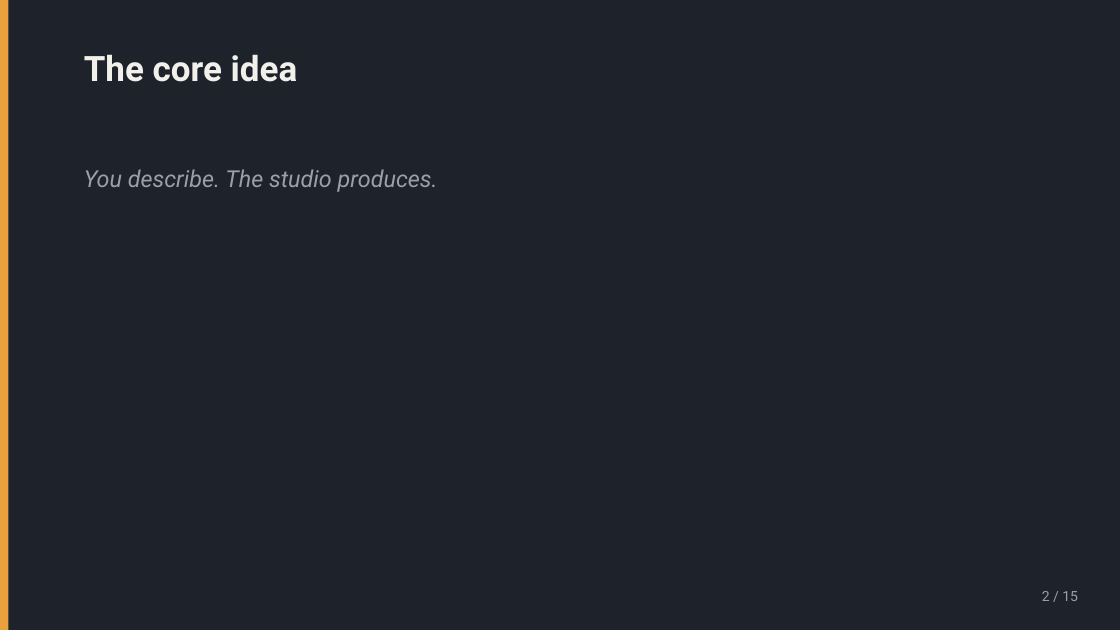
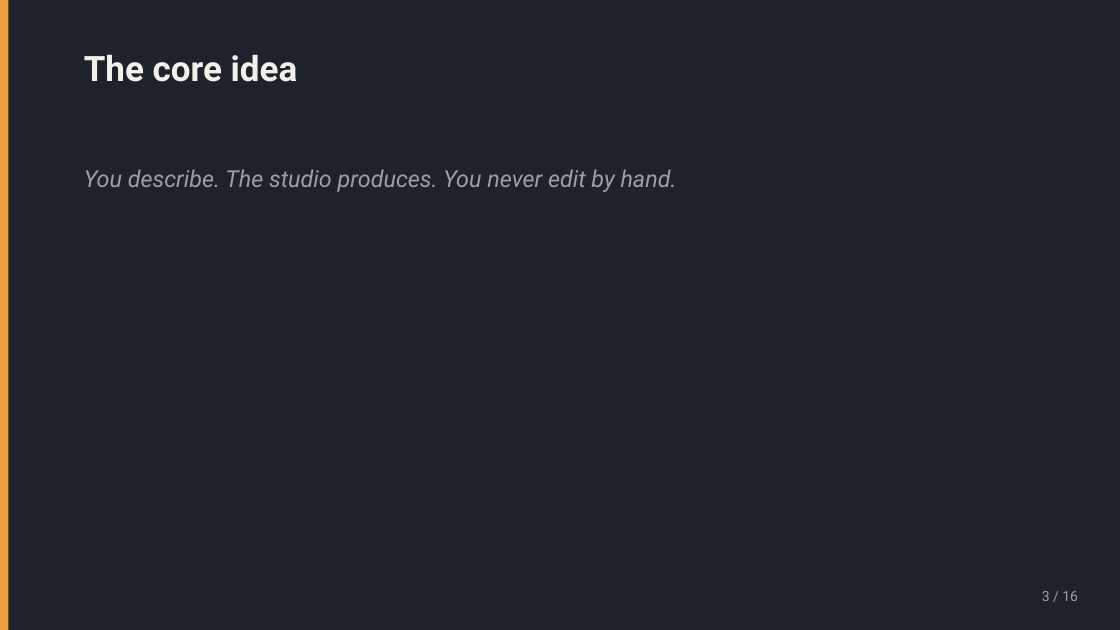
Before and after one commit to nikolaidk/voice, a slide deck: slide 3 of demo/data/14968b573e78/slides.pptx (slide 2 before the commit). Drawn at 1120x630 pixels with LibreOffice and Linux fonts; fonts in the diff are those of the drawing. Boxes give left, top, right and bottom in pixels: in the first picture for what was removed or moved away, otherwise in the second. Text is boxed around its words. In the diff, an @@ line names an element or a change of style, - is before the commit and + after.

```diff
--- a/demo/data/14968b573e78/slides.pptx
+++ b/demo/data/14968b573e78/slides.pptx
@@ text at (84,169,677,192): text changed @@
-You describe. The studio produces.
+You describe. The studio produces. You never edit by hand.
@@ text at (1042,591,1078,601): text changed @@
-2 / 15
+3 / 16
```
Also in this commit, not shown: 9 other slides changed, 6 slides added, 5 slides removed, 28 other files.
